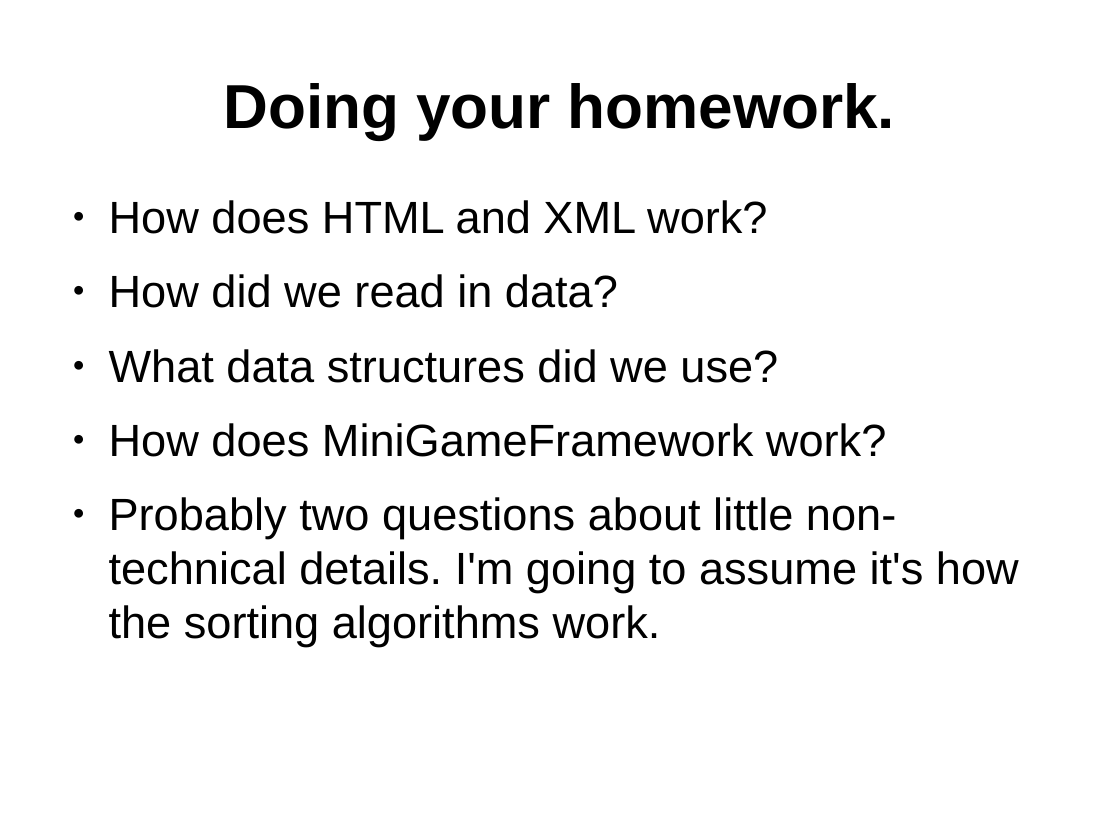
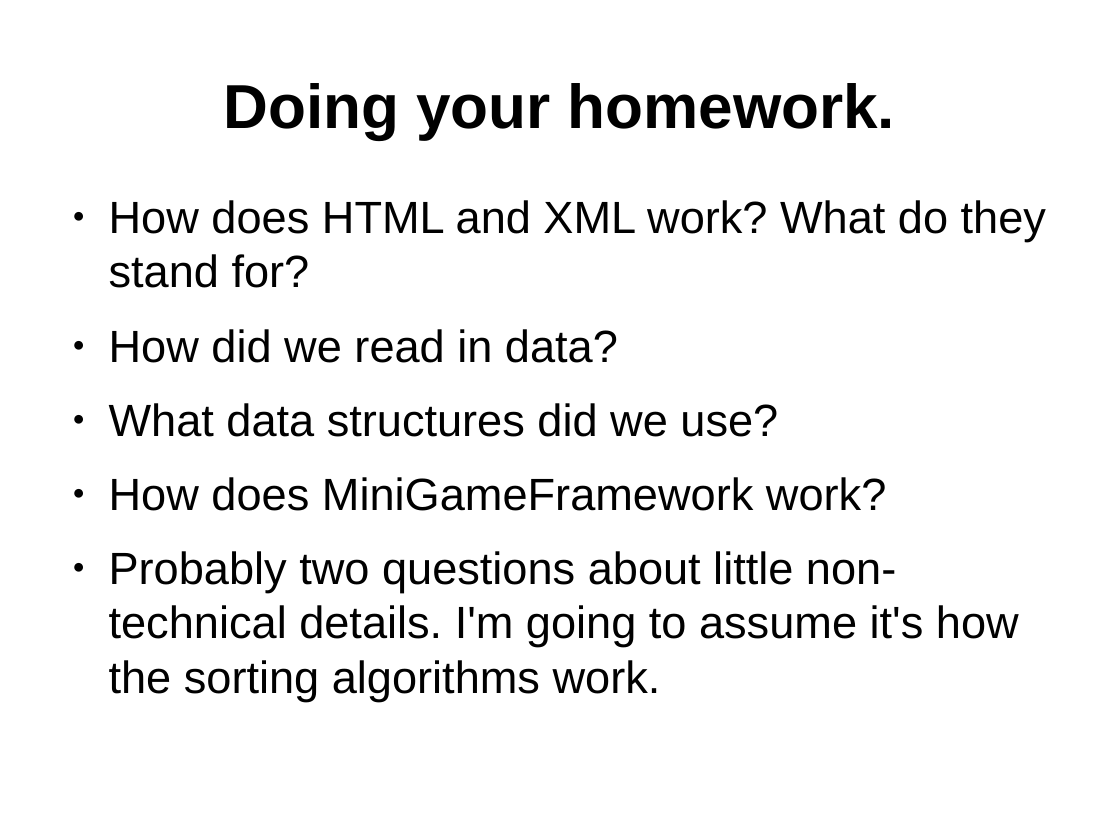
Before and after one commit to yv444/cse219-review, a slide deck: slide 6 of midterm_review.odp. Drawn at 1120x840 pixels with LibreOffice and Linux fonts; fonts in the diff are those of the drawing. Boxes give left, top, right and bottom in pixels: in the first picture for what was removed or moved away, otherwise in the second. Text is boxed around its words. In the diff, an @@ line names an element or a change of style, - is before the commit and + after.

```diff
--- a/midterm_review.odp
+++ b/midterm_review.odp
@@ text at bbox=[109, 200, 1046, 288]: text changed @@
-● How does HTML and XML work?
+● How does HTML and XML work? What do they stand for?
```
Also in this commit, not shown: 2 other slides changed, 9 slides added, 2 other files.
